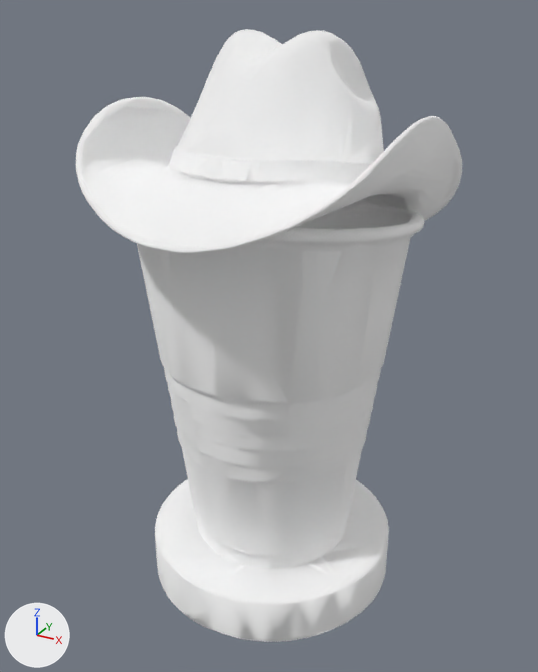
The glTF model models/props/solocup.glb: old version first, new version second.
Before and after are seen from a camera (50 mm lens) standing at (5.85, -10.8, 10.3) and looking at (-0.06, -0.06, 4.93). Arrows for +X, +Y and +Z are at lower left; the lights stay in place. The first picture is the older version.

Names of what the first picture shows: 'output_unwrapped'.
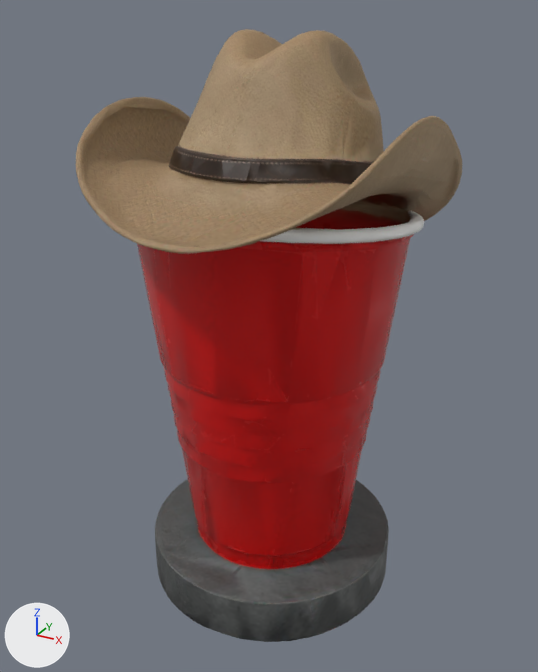
Boxes (x1, y1, x2, y2) around the edits, measured in the pictures (538 x 672 px):
'output_unwrapped', surface changed (darker): (76, 29, 462, 642) in both

The change, as a list of edits to the scene's bpy script:
```text
Add img_texture_0_metallic_roughness:
    img_texture_0_metallic_roughness = load_image('texture_0_metallic_roughness', '_unpacked/texture_0_metallic_roughness', 512, 512, 'Non-Color')
Add img_texture_0:
    img_texture_0 = load_image('texture_0', '_unpacked/texture_0', 2048, 2048, 'sRGB')
Change mat_bakedmaterial:
    where n0 = _N.new('ShaderNodeBsdfPrincipled'); n0.name = 'Principled BSDF'
    remove n0.inputs[0].default_value = (1.0, 1.0, 1.0, 1.0)  # 'Base Color', white #ffffff
    remove n0.inputs[1].default_value = 1.0  # 'Metallic'
    remove n0.inputs[2].default_value = 1.0  # 'Roughness'
    add n2 = _N.new('ShaderNodeTexImage'); n2.name = 'Image Texture'
    add n2.image = img_texture_0
    add n3 = _N.new('ShaderNodeSeparateColor'); n3.name = 'Separate Color'
    add n4 = _N.new('ShaderNodeTexImage'); n4.name = 'Image Texture.001'
    add n4.image = img_texture_0_metallic_roughness
    add _L.new(n2.outputs[0], n0.inputs[0])  # 'Color' to 'Base Color'
    add _L.new(n3.outputs[2], n0.inputs[1])  # 'Blue' to 'Metallic'
    add _L.new(n3.outputs[1], n0.inputs[2])  # 'Green' to 'Roughness'
    add _L.new(n4.outputs[0], n3.inputs[0])  # 'Color' to 'Color'
```
